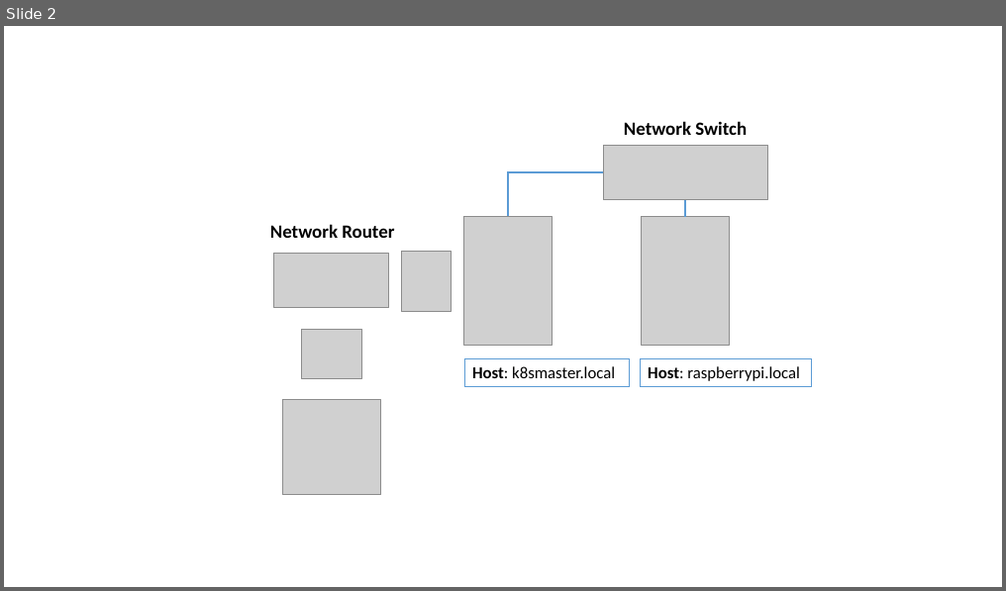
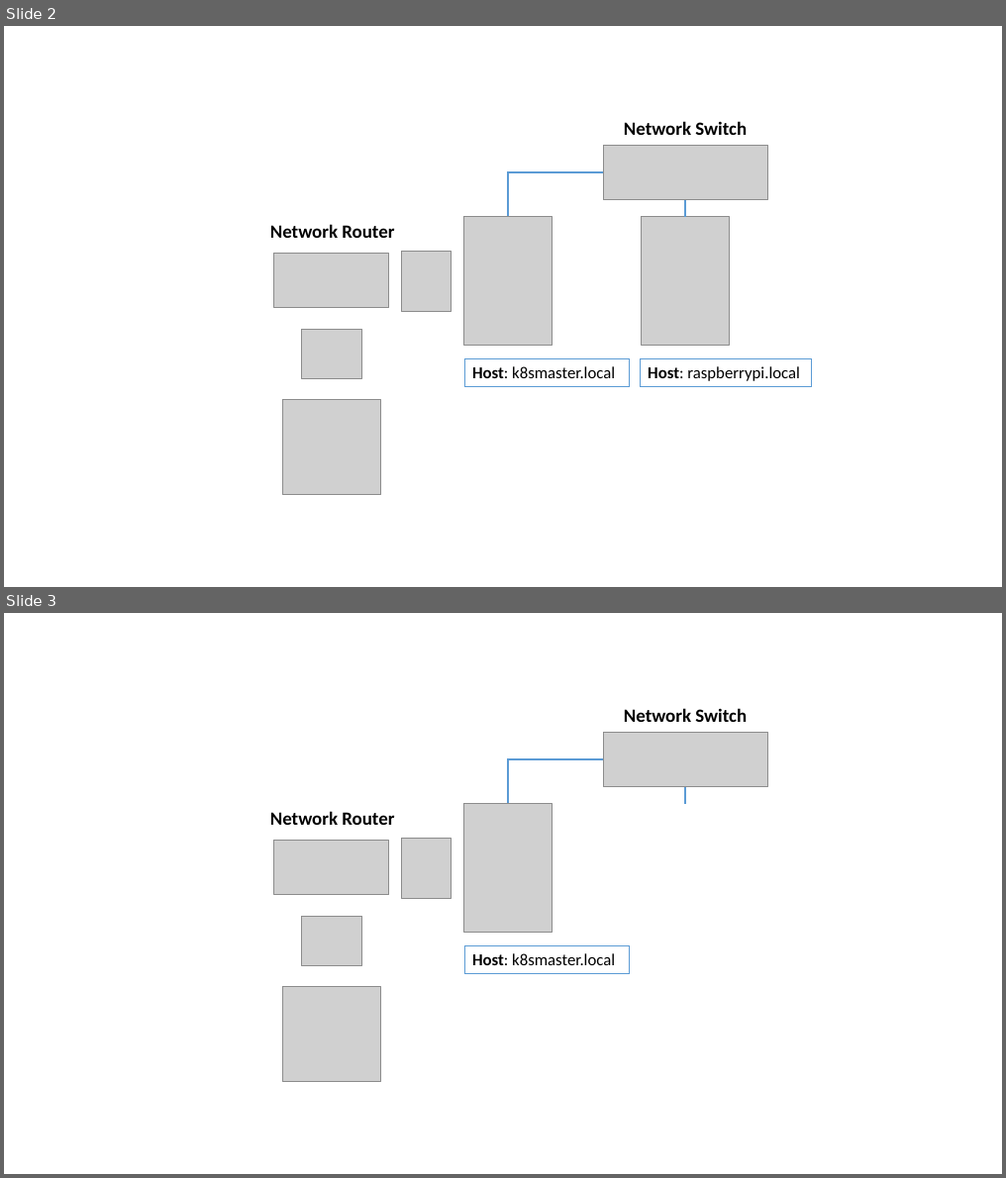
Before and after one commit to gloveboxes/Raspberry-Pi-Kubernetes-Cluster, a slide deck: Resources/network.pptx. Shown one above the other, each under a label of ours: slide 2 before the commit, slides 2 and 3 after it. The pictures are 1006x591 and 1006x1178 pixels, drawn with LibreOffice and Linux fonts; fonts in the diff are those of the drawing; grey boxes stand for pictures. Boxes give left, top, right and bottom in pixels: in the first picture for what was removed or moved away, otherwise in the second. Text is boxed around its words. In the diff, an @@ line names an element or a change of style, - is before the commit and + after.

```diff
--- a/Resources/network.pptx
+++ b/Resources/network.pptx
@@ slide 3 added at bbox=[4, 613, 1002, 1174], background #FFFFFF @@
@@ text added at bbox=[624, 708, 746, 722], 18 pt, text #000000, bold @@
+Network Switch
@@ elbow line added from (509, 803) to (604, 760), #5B9BD5 1.5 pt @@
@@ picture added at bbox=[604, 732, 767, 786] @@
@@ line added from (685, 804) to (685, 786), #5B9BD5 1.5 pt @@
@@ text added at bbox=[270, 811, 394, 825], 18 pt, text #000000, bold @@
+Network Router
@@ picture added at bbox=[464, 803, 552, 932] @@
@@ picture added at bbox=[274, 841, 389, 895] @@
@@ picture added at bbox=[402, 838, 451, 898] @@
@@ picture added at bbox=[301, 916, 361, 965] @@
@@ rectangle added at bbox=[465, 947, 629, 973], outline #5B9BD5 0.75 pt, 16 pt, text #000000 @@
+Host: k8smaster.local
@@ picture added at bbox=[282, 986, 380, 1081] @@
```
Also in this commit, not shown: 2 other files.
